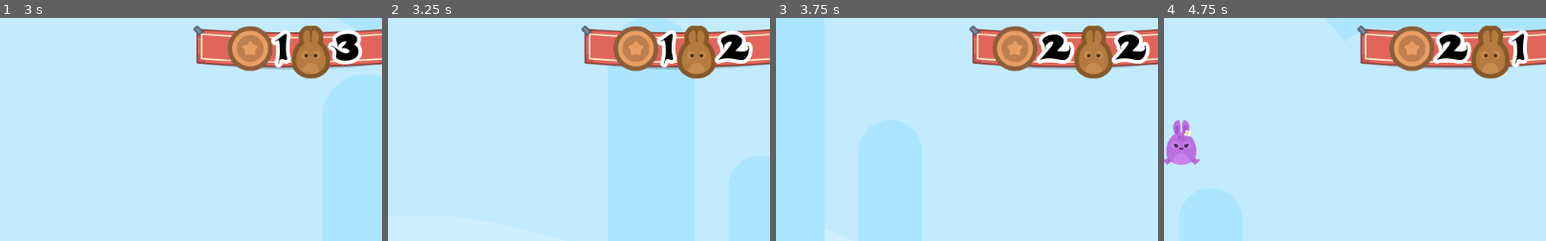
Above: before the commit, frames 1-4 (left to right).
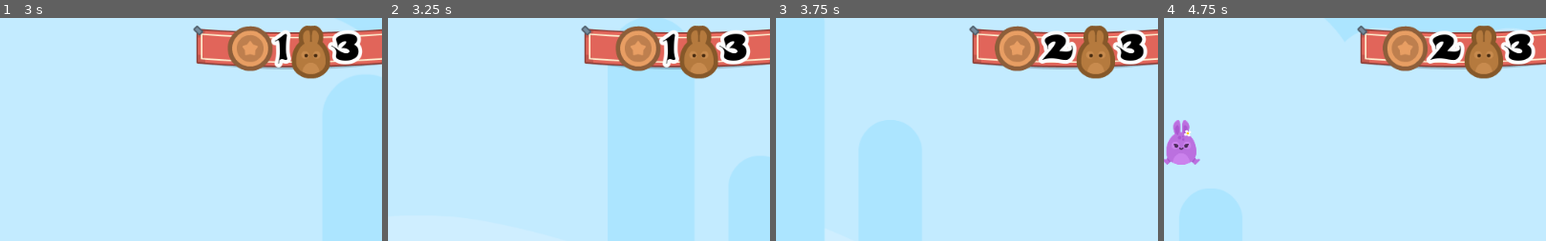
Above: after the commit, the same moments.

Repository: KennedyMungai/SimplePlatformer
Game: Godot game, scene res://Scenes/Levels/Level1.tscn
Same seed, same stepped clock (60 frames per second), same inputs: the game is played once before the commit and once after it.
Inputs:
- Up to frame 1 (3 s): hold D (right) 0.53-2.03 s; tap W (jump) at 0.77, 1.52 s; hold A (left) 2.03-2.78 s; hold D (right) from 2.78 s (still down)
- Up to frame 2 (3.25 s): keep holding D (right); tap W (jump) at 3.02 s
- Up to frame 3 (3.75 s): keep holding D (right)
- Up to frame 4 (4.75 s): tap W (jump) at 3.77, 4.52 s; release D (right) at 4.28 s; hold A (left) from 4.28 s (still down)
The pictures show only the part of the screen within x 47-97%, y 1-51%; the shares and areas given below are measured in that part.

Frame 1 is identical in both runs. In frame 2, 2.6% of the frame differs, in the area x 59-96%, y 3-28%; in frame 3, 2.7%; in frame 4, 4.9%, in the area x 57-98%, y 3-28%.

Commit message:
Changed the logic of the update_GUI function

Diff:
--- a/Scripts/GameState.gd
+++ b/Scripts/GameState.gd
@@ -21,7 +21,7 @@
 
 
 func update_GUI() -> void:
-	get_tree().call_group("GUI", "update_lives", lives);
+	get_tree().call_group("GUI", "update_gui", lives, coins);
 
 
 func end_game() -> void:
